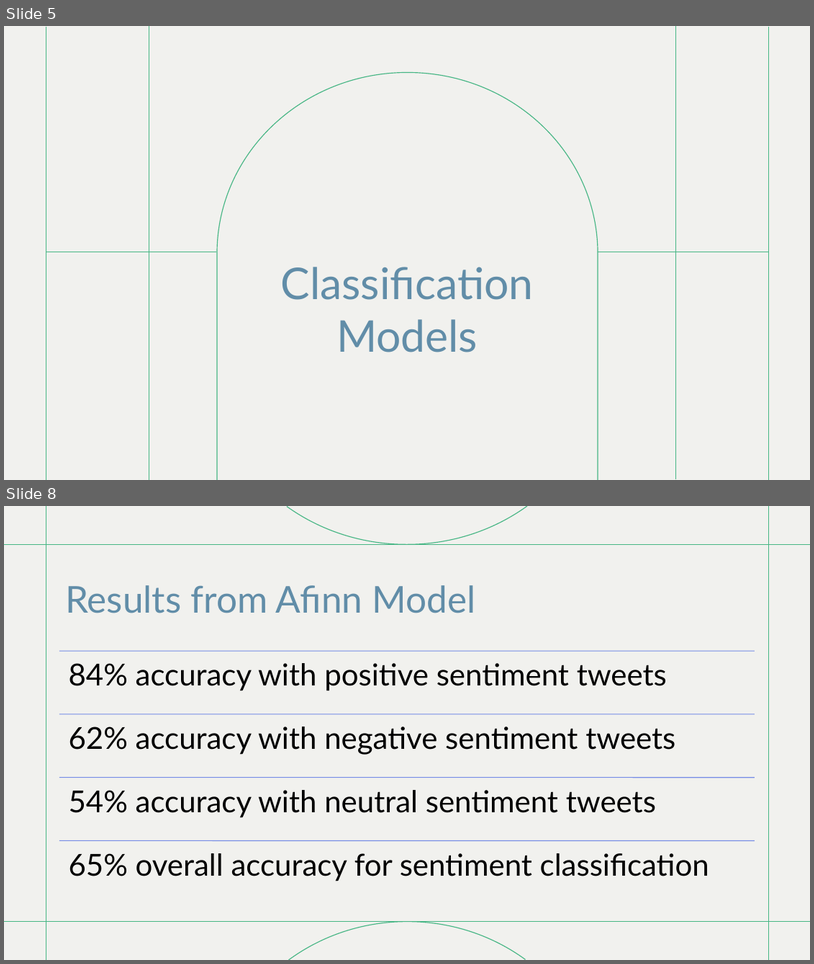
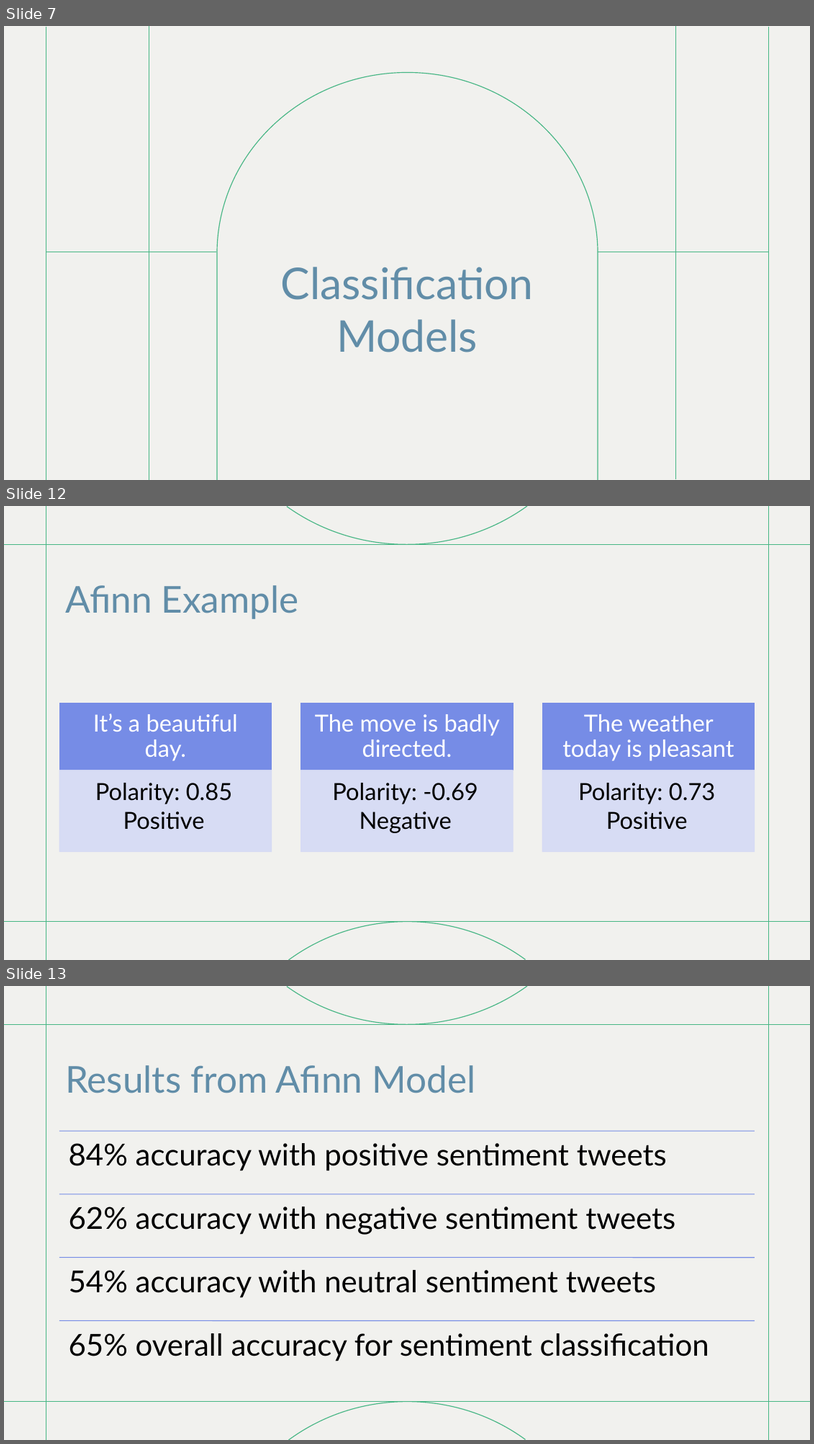
Before and after one commit to bethelike98/ENTITY-Final-Project, a slide deck: Presentation/DS Final Project Presentation.pptx. Shown one above the other, each under a label of ours: slides 5 and 8 before the commit, slides 7, 12 and 13 after it; the slides between them are not shown. The pictures are 814x964 and 814x1444 pixels, drawn with LibreOffice and Linux fonts; fonts in the diff are those of the drawing. Boxes give left, top, right and bottom in pixels: in the first picture for what was removed or moved away, otherwise in the second. Text is boxed around its words. In the diff, an @@ line names an element or a change of style, - is before the commit and + after.

```diff
--- a/Presentation/DS Final Project Presentation.pptx
+++ b/Presentation/DS Final Project Presentation.pptx
@@ slide 12 added at bbox=[4, 506, 810, 960], background #FFFFFF; not listed: 7 template elements that a slide beside it also shows @@
@@ title added at bbox=[65, 585, 299, 619], 44 pt, text #618DA8 @@
+Afinn Example
@@ group added at bbox=[59, 703, 755, 852]: 6 rectangles, 6 texts @@
+It’s a beautiful day.
+  Polarity: 0.85
+  Positive
+The move is badly directed.
+  Polarity: -0.69
+  Negative
+The weather today is pleasant
+  Polarity: 0.73
+  Positive
@@ what was slide 5 is now slide 7 @@
@@ what was slide 8 is now slide 13 @@
```
Also in this commit, not shown: 5 slides changed, 6 other slides added.
